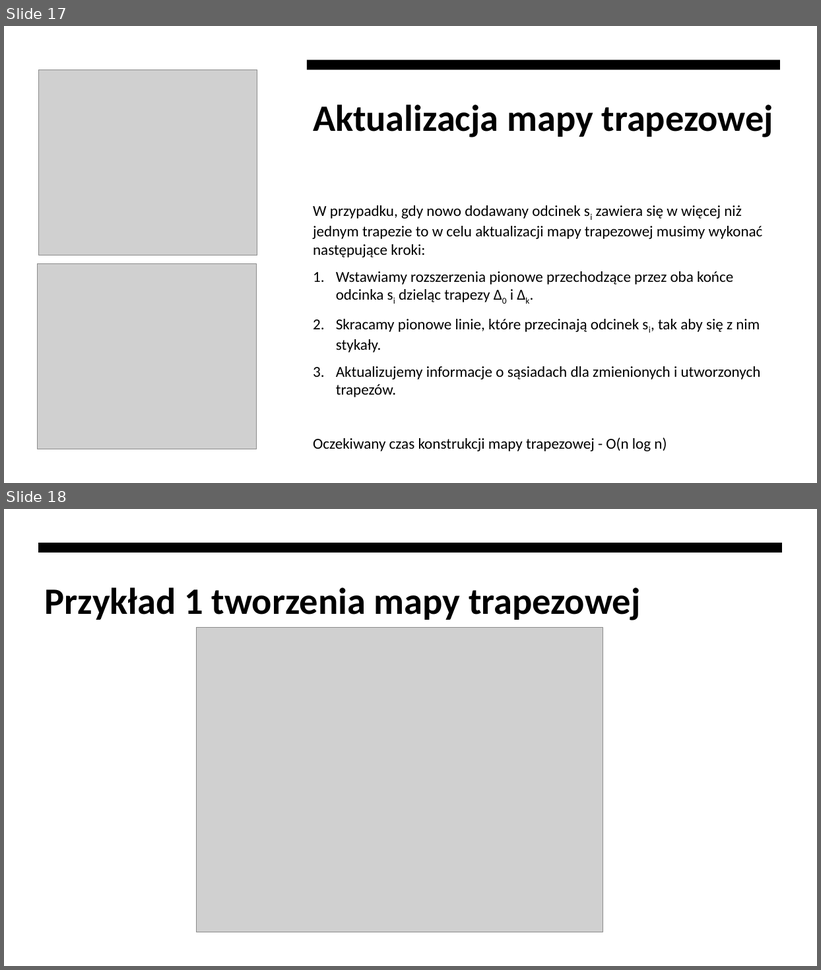
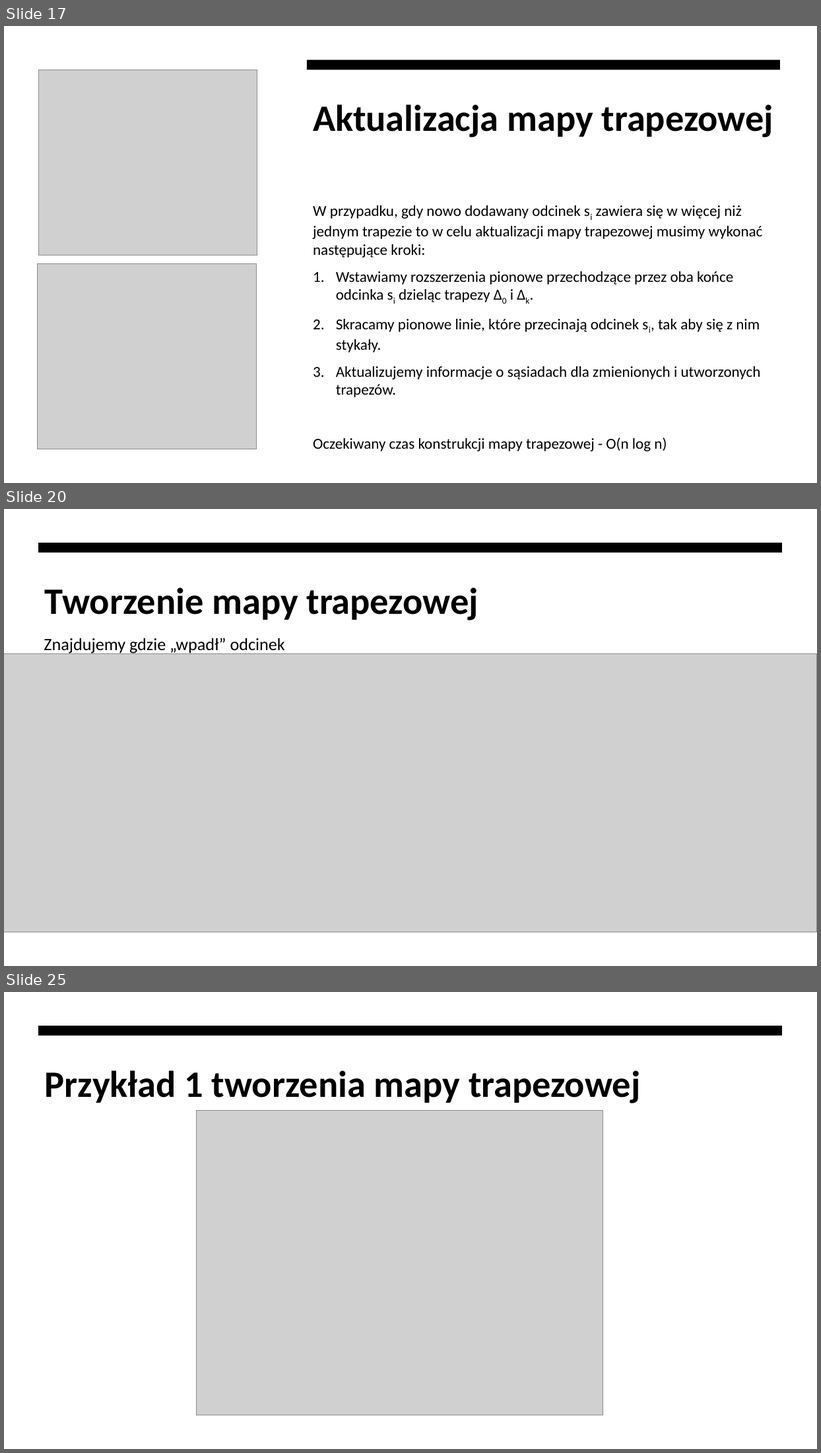
Before and after one commit to mcjwsn/Lokalizacja_punktu_na_plaszczynznie_przy_uzyciu_metody_trapezowej, a slide deck: Na razie niech zostanie powerpoint.pptx. Shown one above the other, each under a label of ours: slides 17 and 18 before the commit, slides 17, 20 and 25 after it; the slides between them are not shown. The pictures are 821x970 and 821x1453 pixels, drawn with LibreOffice and Linux fonts; fonts in the diff are those of the drawing; grey boxes stand for pictures. Boxes give left, top, right and bottom in pixels: in the first picture for what was removed or moved away, otherwise in the second. Text is boxed around its words. In the diff, an @@ line names an element or a change of style, - is before the commit and + after.

```diff
--- a/Na razie niech zostanie powerpoint.pptx
+++ b/Na razie niech zostanie powerpoint.pptx
@@ slide 20 added at [4, 509, 817, 966], background #FFFFFF @@
@@ rectangle added at [4, 509, 817, 966], fill #FFFFFF @@
@@ freeform shape added at [39, 543, 783, 553], fill #000000 @@
@@ title added at [45, 588, 479, 621], 44 pt, text #000000, bold @@
+Tworzenie mapy trapezowej
@@ text added at [44, 638, 285, 654], 20.4 pt, text #000000 @@
+Znajdujemy gdzie „wpadł” odcinek
@@ picture added at [4, 654, 817, 933] @@
@@ what was slide 18 is now slide 25 @@
```
Also in this commit, not shown: 1 slide changed, 6 other slides added, 2 other files.
